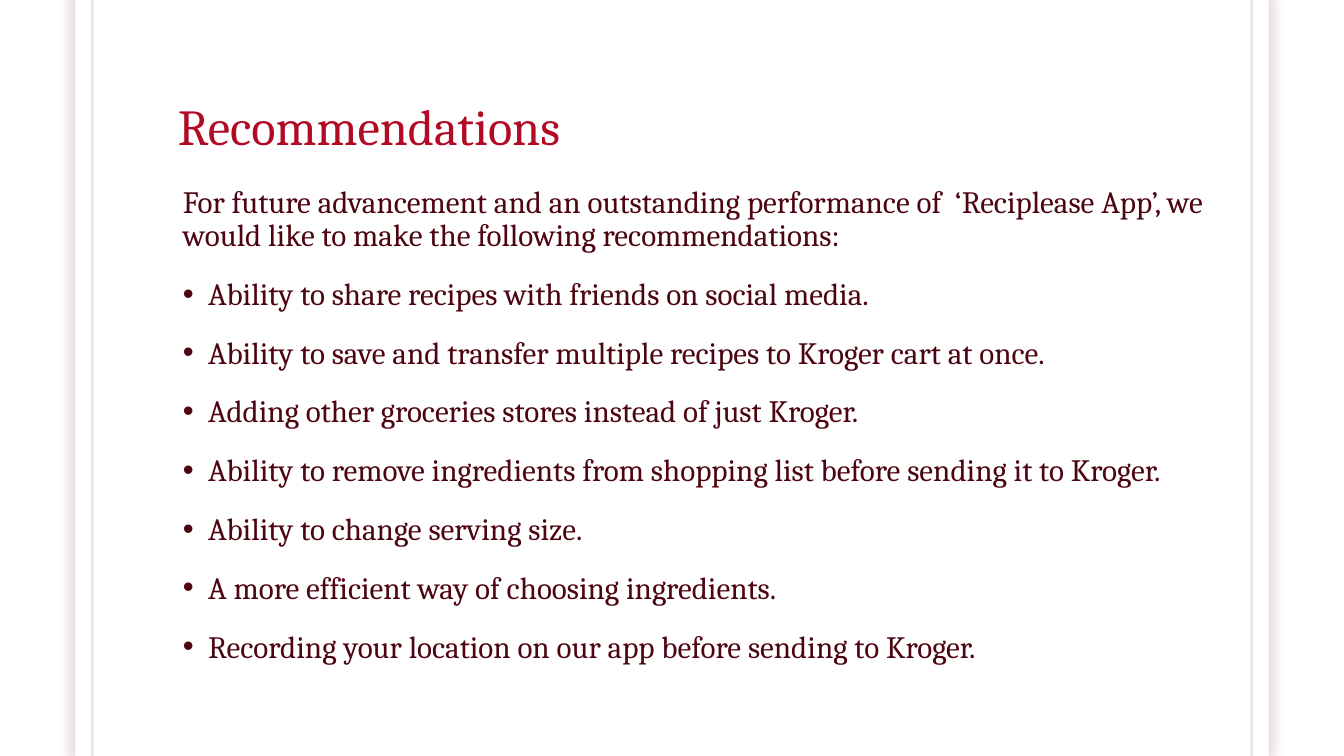
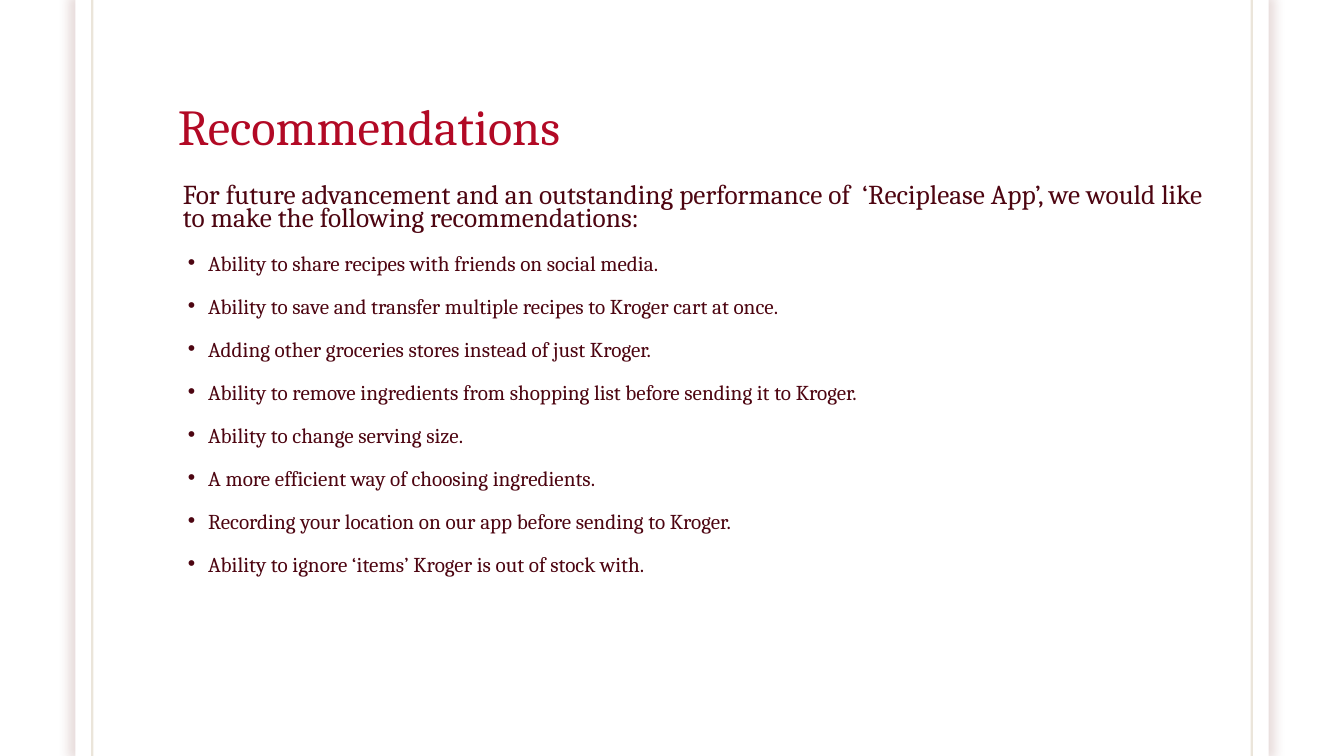
Before and after one commit to brawer88/NewRepo---Capstone, a slide deck: slide 11 of RECIPLEASE.pptx (slide 12 before the commit). Drawn at 1344x756 pixels with LibreOffice and Linux fonts; fonts in the diff are those of the drawing; background and template pictures are left out. Boxes give left, top, right and bottom in pixels: in the first picture for what was removed or moved away, otherwise in the second. Text is boxed around its words. In the diff, an @@ line names an element or a change of style, - is before the commit and + after.

```diff
--- a/RECIPLEASE.pptx
+++ b/RECIPLEASE.pptx
@@ text at bbox=[183, 184, 1202, 534]: size 22.2 to 19.5 pt in "For future advancement and an outstanding performance ..."; size 22.2 to 15.1 pt in "Ability to share recipes with friends on ...", "Ability to save and transfer multiple recipes ...", "Adding other groceries stores instead of just ...", "Ability to remove ingredients from shopping list ..." and 3 more places; line spacing 0.9 to 0.7; indent changed @@
@@ text at bbox=[208, 557, 644, 577]: paragraph added @@
+• Ability to ignore ‘items’ Kroger is out of stock with.
```
Also in this commit, not shown: 1 slide removed, 2 other files.
